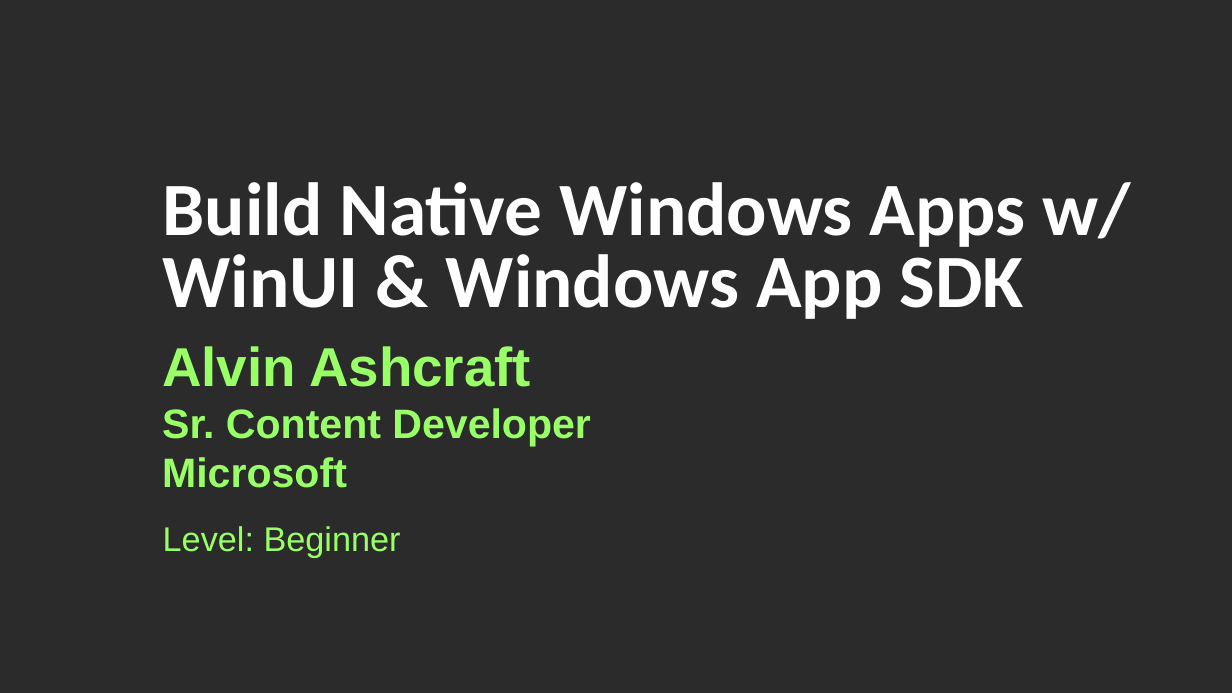
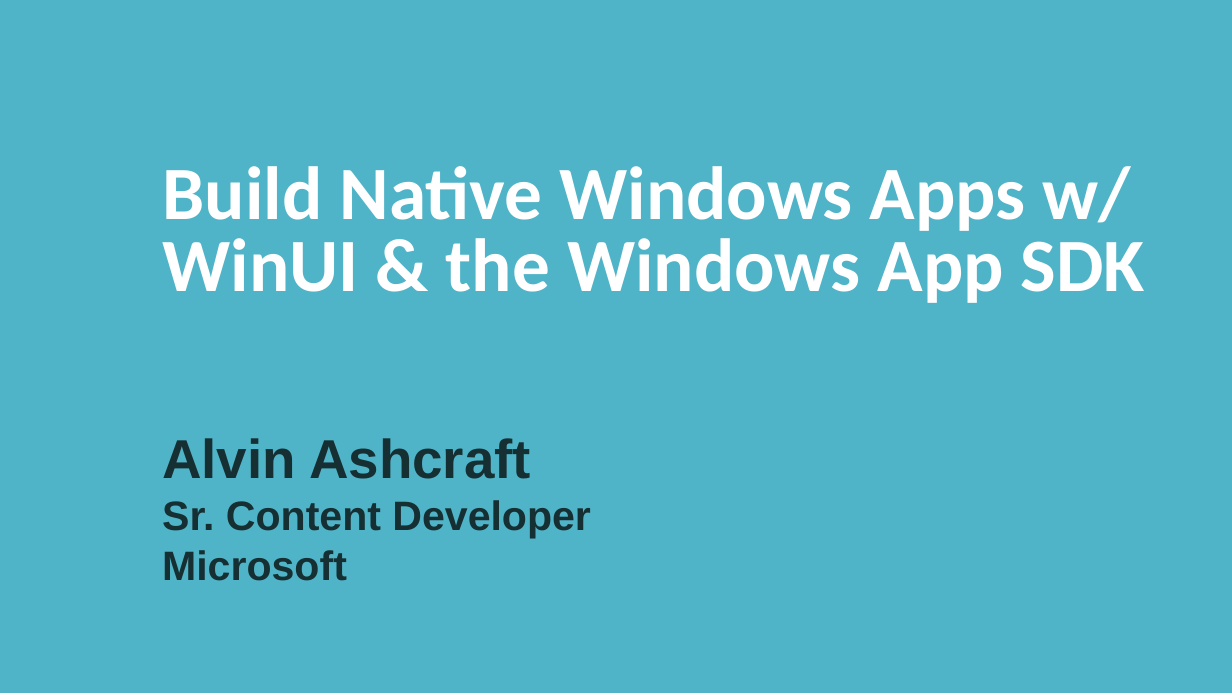
Before and after one commit to alvinashcraft/speaking, a slide deck: slide 1 of 2025/1107_TechBash/StartWithWinUI/TechBash 2025 - Get Started with WinUI.pptx. Drawn at 1232x693 pixels with LibreOffice and Linux fonts; fonts in the diff are those of the drawing; background and template pictures are left out; a plain dark background stands for a picture behind light text. Boxes give left, top, right and bottom in pixels: in the first picture for what was removed or moved away, otherwise in the second. Text is boxed around its words. In the diff, an @@ line names an element or a change of style, - is before the commit and + after.

```diff
--- a/2025/1107_TechBash/StartWithWinUI/TechBash 2025 - Get Started with WinUI.pptx
+++ b/2025/1107_TechBash/StartWithWinUI/TechBash 2025 - Get Started with WinUI.pptx
@@ background picture (left out) to gradient #2D7E8F to #55B6CA to #96D2DE @@
@@ rectangle added at [0, 0, 1232, 692], fill #50B4C8 @@
@@ text at [163, 166, 1145, 303]: text changed @@
-Build Native Windows Apps w/
-WinUI & Windows App SDK
+Build Native Windows Apps w/ WinUI & the Windows App SDK
@@ text "Alvin Ashcraft": place and size @@
-text "Alvin Ashcraft" at [162, 346, 591, 488]
+text "Alvin Ashcraft" at [162, 438, 591, 581]
@@ text "Alvin Ashcraft" at [162, 438, 591, 581]: text colour #99FF66 to #162F33 @@
@@ text removed at [163, 526, 401, 557] @@
-Level: Beginner
```
Also in this commit, not shown: 13 other slides changed, 3 slides removed.
